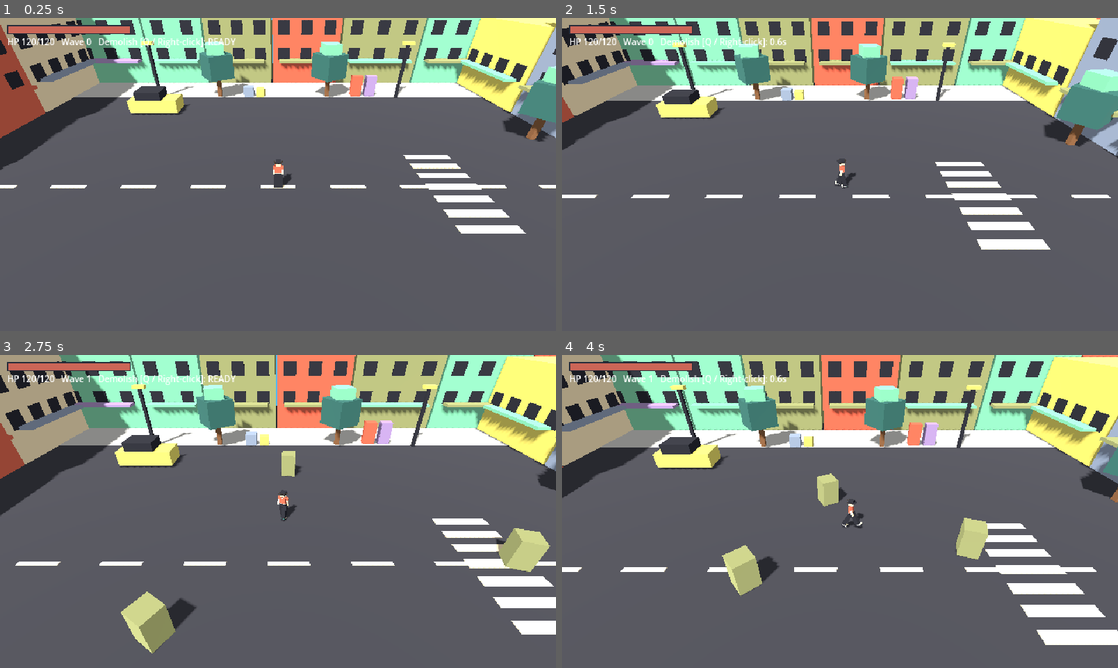
Above: before the commit, frames 1-4 (two rows, left to right).
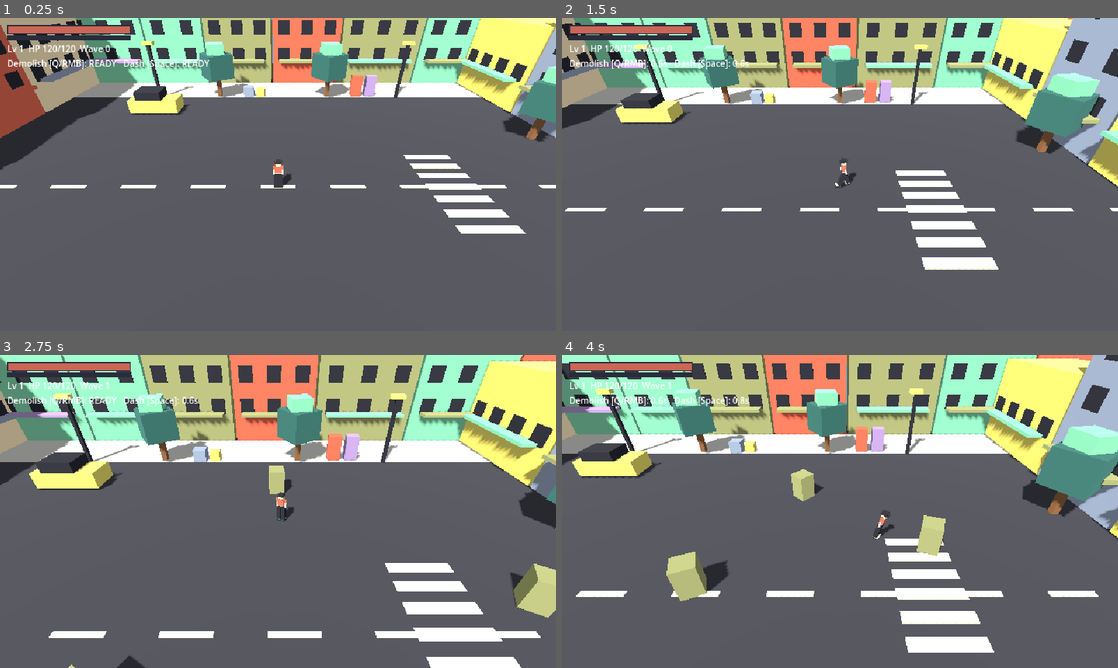
Above: after the commit, the same moments.

Repository: yauchai2/Game-Lab-2
Game: Godot game, scene res://game/main.tscn
Same seed, same stepped clock (60 frames per second), same inputs: the game is played once before the commit and once after it.
Inputs (mouse positions are in pixels of both pictures, inside the frame that each line leads up to):
- Up to frame 1 (0.25 s): no input
- Up to frame 2 (1.5 s): tap Enter at 0.5 s; move the mouse to (962, 158) at 0.52 s; tap Q at 0.6 s; click (962, 158) at 0.67 s; tap Space at 0.77, 0.8, 1.07, 1.35 s; move the mouse to (728, 190) at 1.27 s; click (728, 190) at 1.42 s
- Up to frame 3 (2.75 s): tap Space at 1.52, 1.82, 2.3 s; tap Q at 1.55, 2.1 s; move the mouse to (333, 442) at 2.02 s; click (333, 442) at 2.17 s
- Up to frame 4 (4 s): move the mouse to (812, 574) at 2.77 s; tap R at 2.85 s; click (812, 574) at 2.92 s; tap Space at 3.02, 3.32, 3.77, 3.8 s; tap Q at 3.05, 3.6 s; move the mouse to (1006, 558) at 3.52 s; click (1006, 558) at 3.67 s

The runs differ from the first frame. In frame 1, 1.3% of the frame differs, in the area x 1-43%, y 5-17%; in frame 2, 26%; in frame 3, 39%; in frame 4, 41%, in the area x 0-100%, y 0-96%.

Commit message:
Add loot drops, XP and levels, skateboard dash, wave scaling
Co-Authored-By: Claude Sonnet 5.5 <noreply@anthropic.com>
Claude-Session: https://claude.ai/code/session_018tqqU7rwEZ4u67toavQ9ri

Diff:
--- a/game/scripts/enemy.gd
+++ b/game/scripts/enemy.gd
@@ -12,6 +12,8 @@
 var cooldown := 0.0
 var knockback := Vector3.ZERO
 var _material := StandardMaterial3D.new()
+
+const PICKUP := preload("res://game/scripts/pickup.gd")
 
 @onready var mesh: MeshInstance3D = $Mesh
 
@@ -35,6 +37,7 @@
 	if hp <= 0:
 		remove_from_group("enemies")
 		collision_layer = 0
+		_drop_loot()
 		var die := create_tween()
 		die.tween_property(self, "scale", Vector3(1.2, 0.01, 1.2), 0.25)
 		die.tween_callback(queue_free)
@@ -62,3 +65,16 @@
 	if not is_on_floor():
 		velocity.y -= gravity * delta
 	move_and_slide()
+
+func _drop_loot() -> void:
+	_spawn_pickup("xp", 10, Vector3(0.3, 0, 0))
+	if randf() < 0.35:
+		_spawn_pickup("hp", 20, Vector3(-0.3, 0, 0))
+
+func _spawn_pickup(kind: String, value: int, offset: Vector3) -> void:
+	var p := Node3D.new()
+	p.set_script(PICKUP)
+	p.kind = kind
+	p.value = value
+	get_parent().add_child(p)
+	p.global_position = global_position + offset + Vector3(0, 0.5, 0)
--- a/game/scripts/hud.gd
+++ b/game/scripts/hud.gd
@@ -4,6 +4,8 @@
 
 var hp_back := ColorRect.new()
 var hp_fill := ColorRect.new()
+var xp_back := ColorRect.new()
+var xp_fill := ColorRect.new()
 var info := Label.new()
 var banner := Label.new()
 
@@ -18,7 +20,15 @@
 	hp_fill.position = Vector2(9, 9)
 	hp_fill.size = BAR_SIZE
 	add_child(hp_fill)
-	info.position = Vector2(8, 20)
+	xp_back.color = Color("292D3B")
+	xp_back.position = Vector2(8, 20)
+	xp_back.size = Vector2(BAR_SIZE.x + 2, 5)
+	add_child(xp_back)
+	xp_fill.color = Color("75C7B0")
+	xp_fill.position = Vector2(9, 21)
+	xp_fill.size = Vector2(BAR_SIZE.x, 3)
+	add_child(xp_fill)
+	info.position = Vector2(8, 28)
 	info.add_theme_font_size_override("font_size", 10)
 	add_child(info)
 	banner.position = Vector2(8, 150)
@@ -27,7 +37,14 @@
 
 func _process(_delta: float) -> void:
 	hp_fill.size.x = BAR_SIZE.x * float(jax.hp) / float(jax.max_hp)
+	xp_fill.size.x = BAR_SIZE.x * float(jax.xp) / float(jax.xp_to_next())
 	var cd: float = jax.skill_timer
 	var skill := "READY" if cd <= 0.0 else "%.1fs" % cd
-	info.text = "HP %d/%d   Wave %d   Demolish [Q / Right-click]: %s" % [jax.hp, jax.max_hp, get_parent().wave, skill]
-	banner.text = "KO  -  press R to restart" if jax.dead else ""
+	var dash: String = "READY" if jax.dash_timer <= 0.0 else "%.1fs" % jax.dash_timer
+	info.text = "Lv %d  HP %d/%d  Wave %d\nDemolish [Q/RMB]: %s   Dash [Space]: %s" % [jax.level, jax.hp, jax.max_hp, get_parent().wave, skill, dash]
+	if jax.dead:
+		banner.text = "KO  -  press R to restart"
+	elif jax.levelup_flash > 0.0:
+		banner.text = "LEVEL UP!"
+	else:
+		banner.text = ""
--- a/game/scripts/jax.gd
+++ b/game/scripts/jax.gd
@@ -7,6 +7,9 @@
 @export var skill_radius := 3.5
 @export var skill_damage := 25
 @export var max_hp := 120
+@export var dash_speed := 22.0
+@export var dash_time := 0.22
+@export var dash_cooldown := 1.0
 
 var target := Vector3.ZERO
 var has_target := false
@@ -15,6 +18,12 @@
 var anim_time := 0.0
 var hp := 120
 var dead := false
+var level := 1
+var xp := 0
+var levelup_flash := 0.0
+var dash_left := 0.0
+var dash_timer := 0.0
+var dash_dir := Vector3.ZERO
 
 @onready var model: Node3D = $Model
 @onready var leg_l: Node3D = model.find_child("LegL", true, false)
@@ -26,8 +35,24 @@
 	hp = max_hp
 	add_to_group("player")
 
+func xp_to_next() -> int:
+	return 30 * level
+
+func gain_xp(amount: int) -> void:
+	xp += amount
+	while xp >= xp_to_next():
+		xp -= xp_to_next()
+		level += 1
+		max_hp += 10
+		skill_damage += 5
+		hp = max_hp
+		levelup_flash = 1.5
+
+func heal(amount: int) -> void:
+	hp = mini(hp + amount, max_hp)
+
 func take_damage(amount: int) -> void:
-	if dead:
+	if dead or dash_left > 0.0:
 		return
 	hp = maxi(hp - amount, 0)
 	if hp == 0:
@@ -43,26 +68,47 @@
 		return
 	if event is InputEventMouseButton and event.pressed:
 		if event.button_index == MOUSE_BUTTON_LEFT:
-			_click_move(event.position)
+			var p: Variant = _pick_point(event.position)
+			if p != null:
+				target = p
+				has_target = true
 		elif event.button_index == MOUSE_BUTTON_RIGHT:
 			use_skill()
-	elif event is InputEventKey and event.pressed and not event.echo and event.keycode == KEY_Q:
-		use_skill()
+	elif event is InputEventKey and event.pressed and not event.echo:
+		if event.keycode == KEY_Q:
+			use_skill()
+		elif event.keycode == KEY_SPACE:
+			dash(_pick_point(get_viewport().get_mouse_position()))
 
-func _click_move(screen_pos: Vector2) -> void:
+func _pick_point(screen_pos: Vector2) -> Variant:
 	var camera := get_viewport().get_camera_3d()
 	var from := camera.project_ray_origin(screen_pos)
 	var to := from + camera.project_ray_normal(screen_pos) * 100.0
 	var query := PhysicsRayQueryParameters3D.create(from, to)
 	query.exclude = [get_rid()]
 	var hit := get_world_3d().direct_space_state.intersect_ray(query)
-	if hit:
-		target = hit.position
-		has_target = true
+	return hit.position if hit else null
+
+# Skateboard dash: a quick burst toward the cursor, invulnerable while it lasts.
+func dash(toward: Variant = null) -> void:
+	if dead or dash_timer > 0.0 or windup_left >= 0.0:
+		return
+	var dir := -global_transform.basis.z
+	if toward != null:
+		var d: Vector3 = toward - global_position
+		d.y = 0.0
+		if d.length() > 0.1:
+			dir = d.normalized()
+	dir.y = 0.0
+	dash_dir = dir.normalized()
+	dash_left = dash_time
+	dash_timer = dash_cooldown
+	has_target = false
+	look_at(global_position + dash_dir, Vector3.UP)
 
 # 拆場: short windup, then a shockwave that hits every enemy in range.
 func use_skill() -> void:
-	if skill_timer > 0.0 or windup_left >= 0.0:
+	if dead or skill_timer > 0.0 or windup_left >= 0.0 or dash_left > 0.0:
 		return
 	has_target = false
 	windup_left = skill_windup
@@ -90,11 +136,13 @@
 	ring.global_position = global_position + Vector3(0, 0.1 - 0.87, 0)
 	ring.scale = Vector3(0.3, 0.3, 0.3)
 	var tween := ring.create_tween()
-	var final_scale := skill_radius
-	tween.tween_property(ring, "scale", Vector3(final_scale, 1.0, final_scale), 0.4)
+	tween.tween_property(ring, "scale", Vector3(skill_radius, 1.0, skill_radius), 0.4)
 	tween.tween_callback(ring.queue_free)
 
 func _physics_process(delta: float) -> void:
+	skill_timer = maxf(skill_timer - delta, 0.0)
+	dash_timer = maxf(dash_timer - delta, 0.0)
+	levelup_flash = maxf(levelup_flash - delta, 0.0)
 	if dead:
 		velocity.x = 0.0
 		velocity.z = 0.0
@@ -102,9 +150,11 @@
 			velocity.y -= gravity * delta
 		move_and_slide()
 		return
-	skill_timer = maxf(skill_timer - delta, 0.0)
 	var move := Vector3.ZERO
-	if windup_left >= 0.0:
+	if dash_left > 0.0:
+		dash_left -= delta
+		move = dash_dir * dash_speed
+	elif windup_left >= 0.0:
 		windup_left -= delta
 		model.rotation.x = lerpf(model.rotation.x, -0.4, 0.4)
 		if windup_left < 0.0:
@@ -118,13 +168,13 @@
 			move = dir.normalized() * speed
 			look_at(global_position + dir, Vector3.UP)
 	if windup_left < 0.0:
-		model.rotation.x = lerpf(model.rotation.x, 0.0, 0.3)
+		model.rotation.x = lerpf(model.rotation.x, -0.25 if dash_left > 0.0 else 0.0, 0.3)
 	velocity.x = move.x
 	velocity.z = move.z
 	if not is_on_floor():
 		velocity.y -= gravity * delta
 	move_and_slide()
-	_animate_limbs(delta, move.length() > 0.1)
+	_animate_limbs(delta, move.length() > 0.1 and dash_left <= 0.0)
 
 func _animate_limbs(delta: float, moving: bool) -> void:
 	var swing := 0.0
--- a/game/scripts/main.gd
+++ b/game/scripts/main.gd
@@ -23,6 +23,7 @@
 	var count := 2 + wave
 	for i in count:
 		var enemy := ENEMY_SCENE.instantiate()
+		enemy.max_hp = 40 + (wave - 1) * 8
 		var angle := TAU * i / count + randf() * 0.5
 		var pos := jax.global_position + Vector3(cos(angle), 0.0, sin(angle)) * 12.0
 		pos.x = clampf(pos.x, -ARENA_LIMIT, ARENA_LIMIT)
--- /dev/null
+++ b/game/scripts/pickup.gd
@@ -0,0 +1,39 @@
+extends Node3D
+## Loot dropped by enemies. kind: "xp" (mint gem) or "hp" (coral orb). Walk close to collect.
+
+var kind := "xp"
+var value := 10
+var age := 0.0
+
+const MAGNET_RANGE := 4.0
+const COLLECT_RANGE := 0.9
+
+func _ready() -> void:
+	var mi := MeshInstance3D.new()
+	var bm := BoxMesh.new()
+	bm.size = Vector3(0.35, 0.35, 0.35)
+	mi.mesh = bm
+	var m := StandardMaterial3D.new()
+	m.albedo_color = Color("75C7B0") if kind == "xp" else Color("CC6657")
+	m.shading_mode = BaseMaterial3D.SHADING_MODE_UNSHADED
+	mi.material_override = m
+	add_child(mi)
+	rotation.y = randf() * TAU
+
+func _process(delta: float) -> void:
+	age += delta
+	rotation.y += delta * 2.0
+	var player := get_tree().get_first_node_in_group("player")
+	if player == null or player.dead:
+		return
+	var to: Vector3 = player.global_position - global_position
+	to.y = 0.0
+	var dist := to.length()
+	if dist < COLLECT_RANGE:
+		if kind == "xp":
+			player.gain_xp(value)
+		else:
+			player.heal(value)
+		queue_free()
+	elif dist < MAGNET_RANGE and age > 0.4:
+		global_position += to.normalized() * 9.0 * delta
Not shown, added: game/scripts/pickup.gd.uid
Not shown, added: game/scripts/street.gd.uid
Not shown, changed: docs/guides/godot-setup.md
